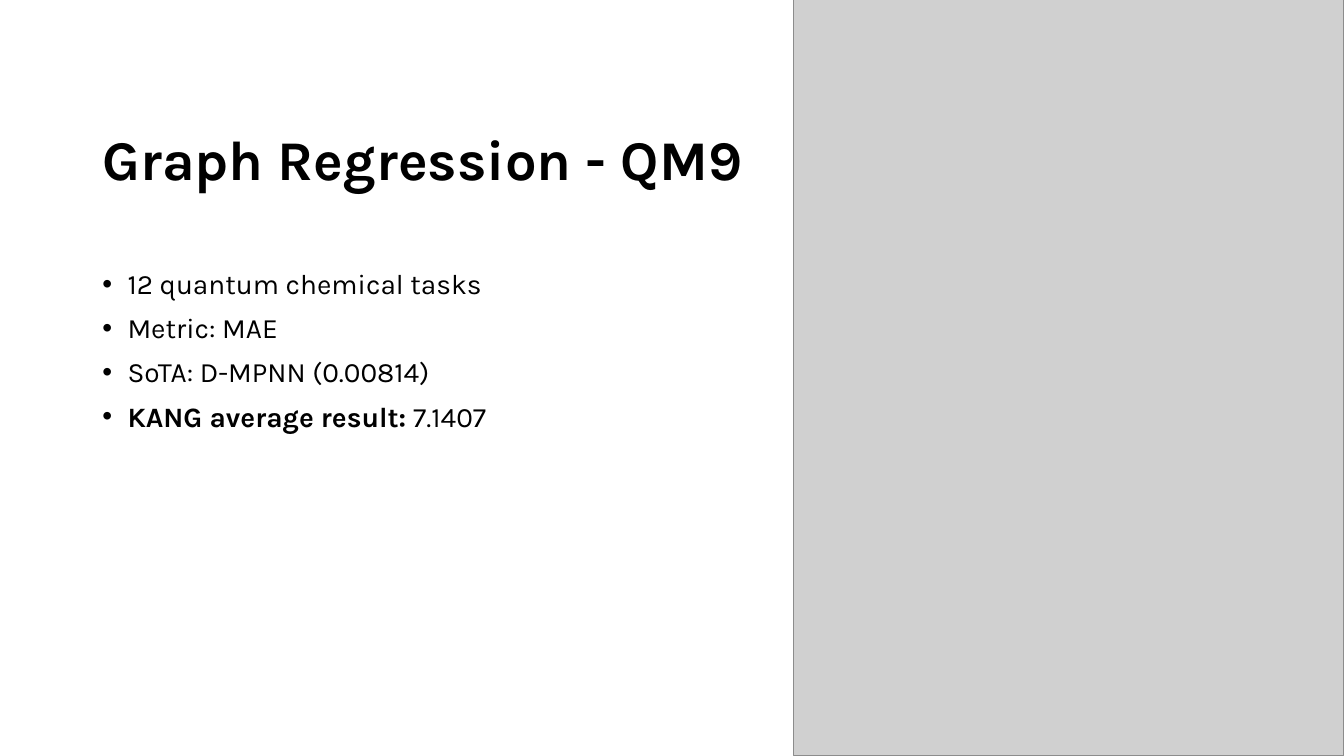
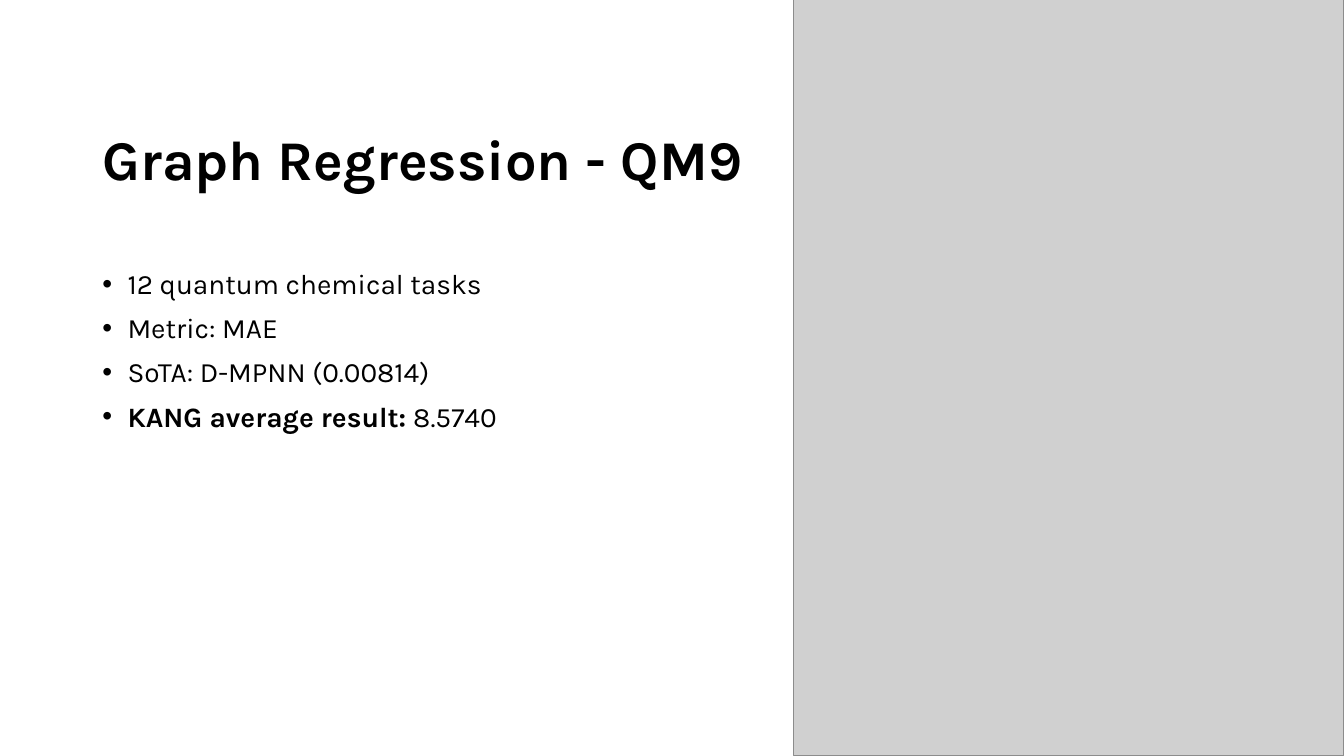
Before and after one commit to Marcoxmas/DataMiningProj, a slide deck: slide 12 of presentation/DM_Presentation.pptx (slide 9 before the commit). Drawn at 1344x756 pixels with LibreOffice and Linux fonts; fonts in the diff are those of the drawing; grey boxes stand for pictures. Boxes give left, top, right and bottom in pixels: in the first picture for what was removed or moved away, otherwise in the second. Text is boxed around its words. In the diff, an @@ line names an element or a change of style, - is before the commit and + after.

```diff
--- a/presentation/DM_Presentation.pptx
+++ b/presentation/DM_Presentation.pptx
@@ text at box(128, 407, 497, 434): text changed @@
-• KANG average result: 7.1407
+• KANG average result: 8.5740
```
Also in this commit, not shown: 6 other slides changed, 3 slides added, 1 other file.
